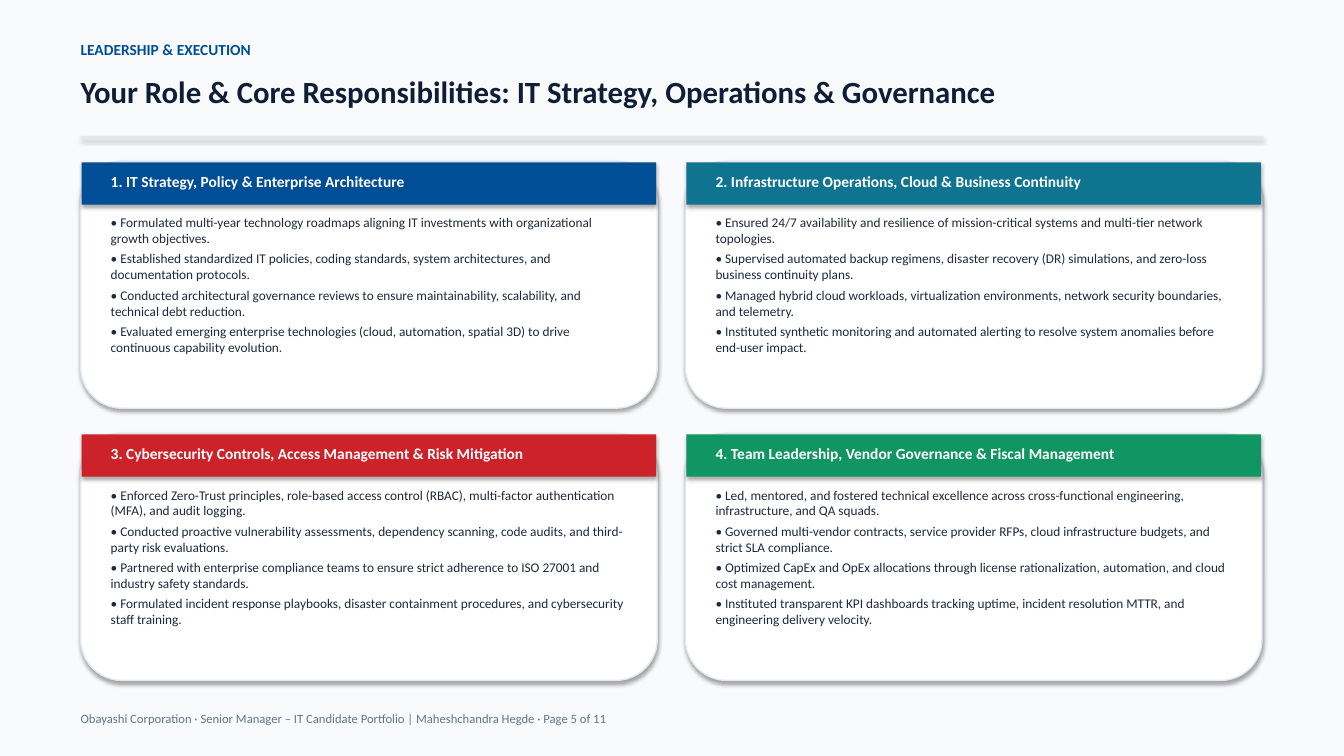
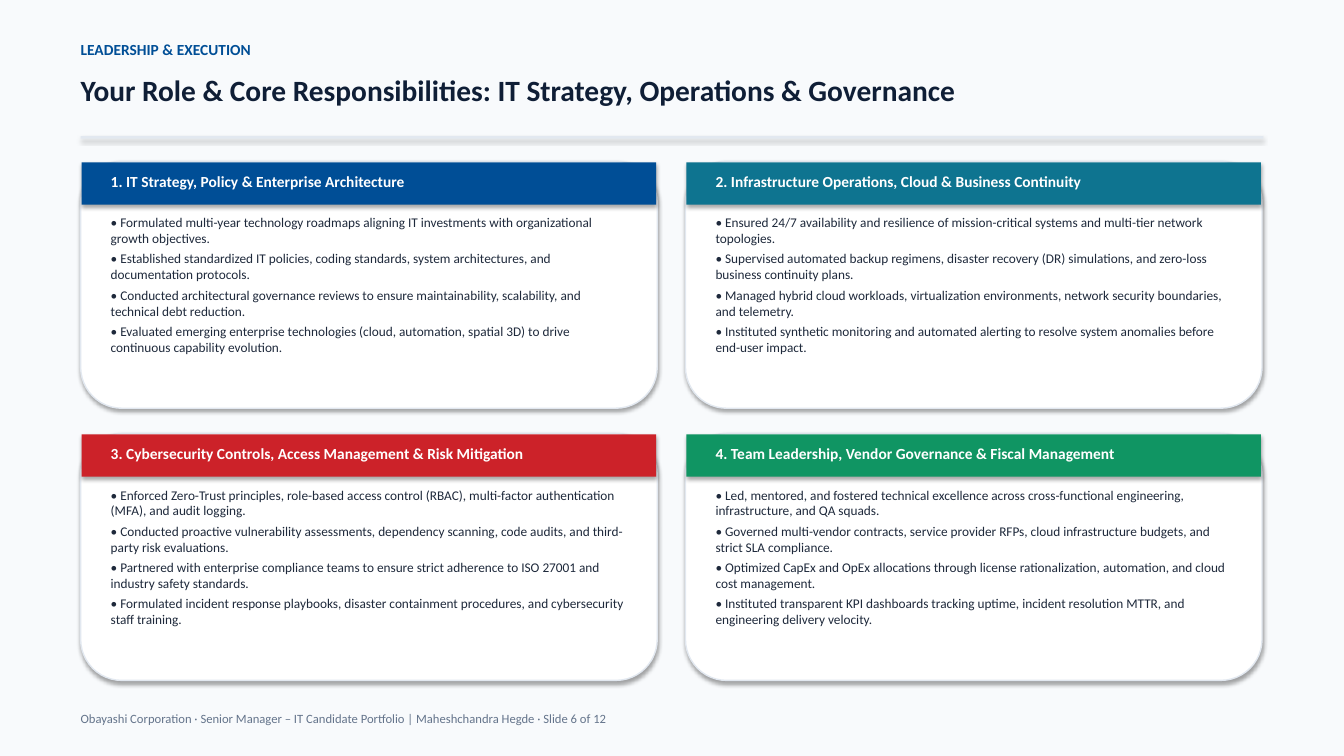
Before and after one commit to hegdemahesh/hegdemahesh.github.io, a slide deck: slide 6 of obayashi_it_presentation/Obayashi_Senior_Manager_IT_Presentation_Maheshchandra_Hegde.pptx (slide 5 before the commit). Drawn at 1344x756 pixels with LibreOffice and Linux fonts; fonts in the diff are those of the drawing. Boxes give left, top, right and bottom in pixels: in the first picture for what was removed or moved away, otherwise in the second. Text is boxed around its words. In the diff, an @@ line names an element or a change of style, - is before the commit and + after.

```diff
--- a/obayashi_it_presentation/Obayashi_Senior_Manager_IT_Presentation_Maheshchandra_Hegde.pptx
+++ b/obayashi_it_presentation/Obayashi_Senior_Manager_IT_Presentation_Maheshchandra_Hegde.pptx
@@ text "Your Role & Core Responsibilities: ..." at (81,80,954,106): size 22 to 21 pt @@
@@ text at (81,714,606,725): text changed @@
-Obayashi Corporation · Senior Manager – IT Candidate Portfolio | Maheshchandra Hegde · Page 5 of 11
+Obayashi Corporation · Senior Manager – IT Candidate Portfolio | Maheshchandra Hegde · Slide 6 of 12
```
Also in this commit, not shown: 10 other slides changed, 1 slide added, 7 other files.
